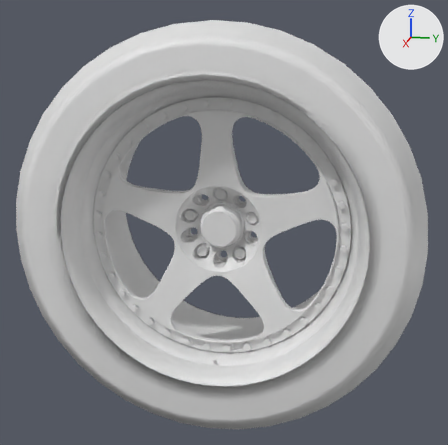
The glTF model public/parts/wheel_zan.glb as it was, and as the next commit left it.
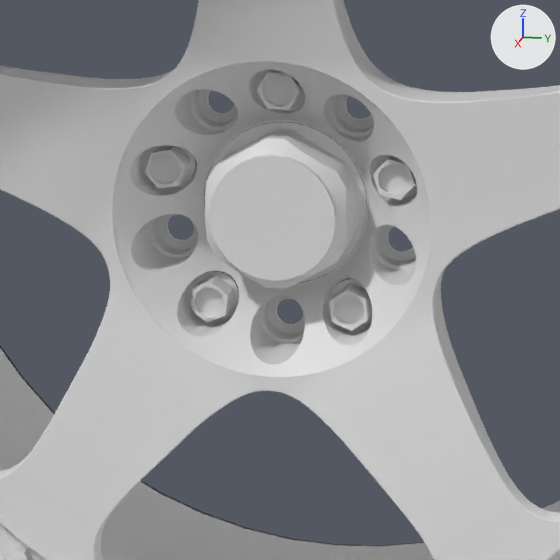
Old and new are each drawn whole from a camera (50 mm lens) standing at (0.874, 0.175, 0.219) and looking at (0.0, 0.0, 0.001) and again close up on the part from 32% to 66% of the width and 38% to 72% of the height. Every picture has the same lights, and +X, +Y and +Z are marked at upper right. The first two pictures are the older version. Where no turn or scale is listed for an object, it has been applied to the vertices. Vertices at exactly the same position are counted once.

Objects in the first close-up: 'Wheel'.
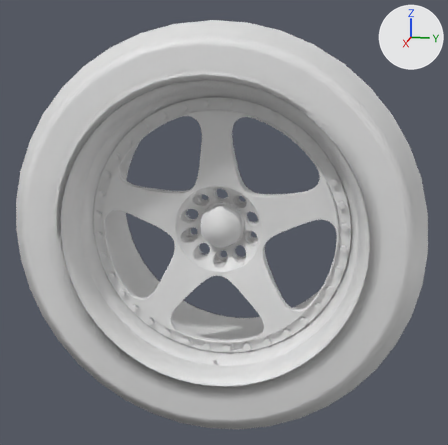
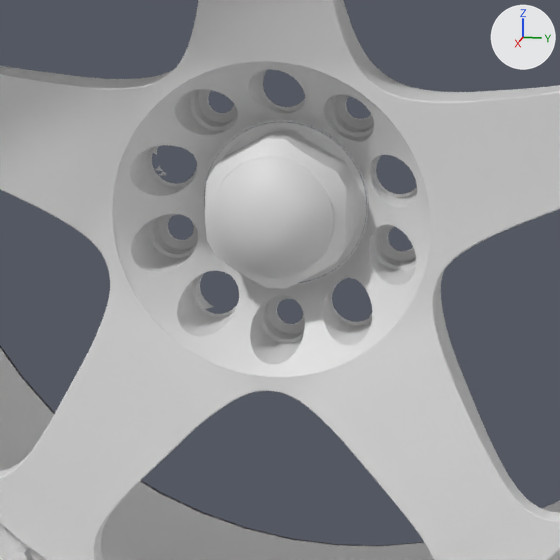
Changed parts and their boxes (x1, y1, x2, y2) in the close-ups (560 x 560 px):
part 1 of me_wheels_wheel_zan, deleted
    before: (145, 145, 195, 189)
part 2 of me_wheels_wheel_zan, deleted
    before: (373, 155, 417, 200)
part 3 of me_wheels_wheel_zan, deleted
    before: (257, 69, 305, 110)
part 4 of me_wheels_wheel_zan, deleted
    before: (330, 279, 372, 331)
part 5 of me_wheels_wheel_zan, deleted
    before: (190, 272, 239, 322)
part 6 of me_wheels_wheel_zan, cut back
    before: (209, 155, 337, 281)
    after: (212, 157, 334, 278)

The change in detail:
Material 'RimLip' (mat_rimlip) is new.
Its base color is (0.8, 0.8, 0.8) (white #e7e7e7).
Material 'RimCap' (mat_rimcap) is new.
Its base color is (0.8, 0.8, 0.8) (white #e7e7e7).
me_wheels_wheel_zan is used by ob_wheel; location (0.0, 0.0, 0.0).
me_wheels_wheel_zan had 6041 vertices, 10429 faces and spanned x -0.125..0.125, y -0.28..0.28, z -0.28..0.28.
me_wheels_wheel_zan now has 5654 vertices, 9777 faces and spans x -0.125..0.125, y -0.28..0.28, z -0.28..0.28.
me_wheels_wheel_zan part 1: the loose piece of 85 vertices spanning x 0.012..0.024, y -0.055..-0.036, z 0.005..0.024 is deleted.
me_wheels_wheel_zan part 2: the loose piece of 85 vertices spanning x 0.012..0.024, y 0.036..0.055, z 0.005..0.024 is deleted.
me_wheels_wheel_zan part 3: the loose piece of 84 vertices spanning x 0.012..0.024, y -0.01..0.01, z 0.038..0.058 is deleted.
me_wheels_wheel_zan part 4: the loose piece of 83 vertices spanning x 0.012..0.024, y 0.019..0.038, z -0.048..-0.029 is deleted.
me_wheels_wheel_zan part 5: the loose piece of 82 vertices spanning x 0.012..0.024, y -0.038..-0.019, z -0.048..-0.029 is deleted.
Part 6, on me_wheels_wheel_zan:
48 vertices are removed from x 0.032..0.036, y -0.025..0.025, z -0.025..0.025.
72 faces are deleted.
40 vertices are added at x 0.012, y -0.024..0.024, z -0.024..0.024.
40 new vertices lie (0.024, 0.0, 0.0) away from vertices in x 0.012, y -0.024..0.024, z -0.024..0.024.
120 new faces join them, mat_rimcap (white #e7e7e7).
me_wheels_wheel_zan gains material mat_rimcap (white #e7e7e7).
me_wheels_wheel_zan gains material mat_rimlip (white #e7e7e7).
